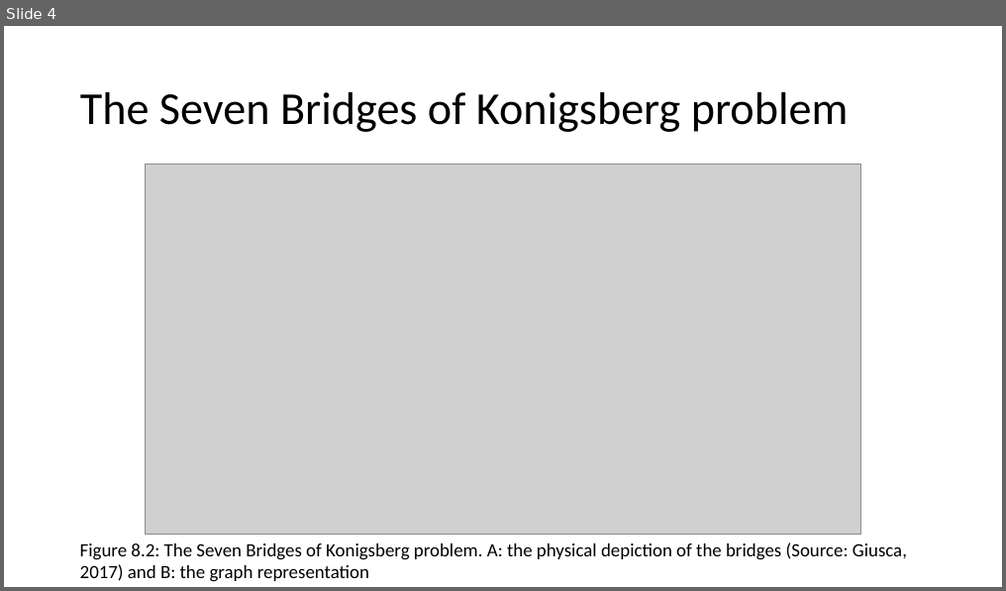
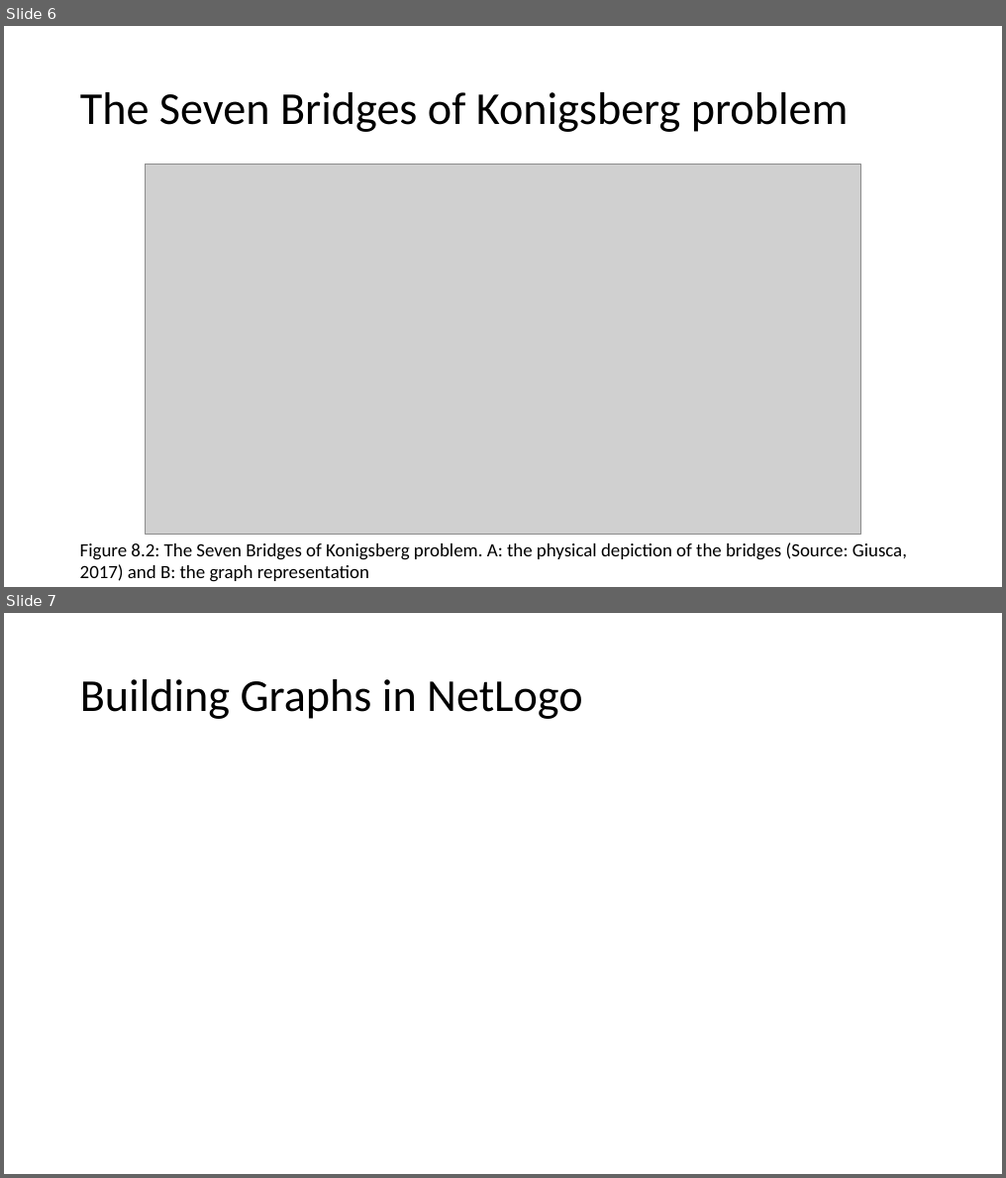
Before and after one commit to abmgis/abmgis, a slide deck: Chapter08-Networks/Chapter8.pptx. Shown one above the other, each under a label of ours: slide 4 before the commit, slides 6 and 7 after it. The pictures are 1006x591 and 1006x1178 pixels, drawn with LibreOffice and Linux fonts; fonts in the diff are those of the drawing; grey boxes stand for pictures. Boxes give left, top, right and bottom in pixels: in the first picture for what was removed or moved away, otherwise in the second. Text is boxed around its words. In the diff, an @@ line names an element or a change of style, - is before the commit and + after.

```diff
--- a/Chapter08-Networks/Chapter8.pptx
+++ b/Chapter08-Networks/Chapter8.pptx
@@ slide 7 added at <box>4,613,1002,1174</box>, background #FFFFFF @@
@@ title added at <box>80,679,583,719</box>, 44 pt, text #000000 @@
+Building Graphs in NetLogo
@@ what was slide 4 is now slide 6 @@
```
Also in this commit, not shown: 1 slide changed, 8 other slides added, 3 other files.
